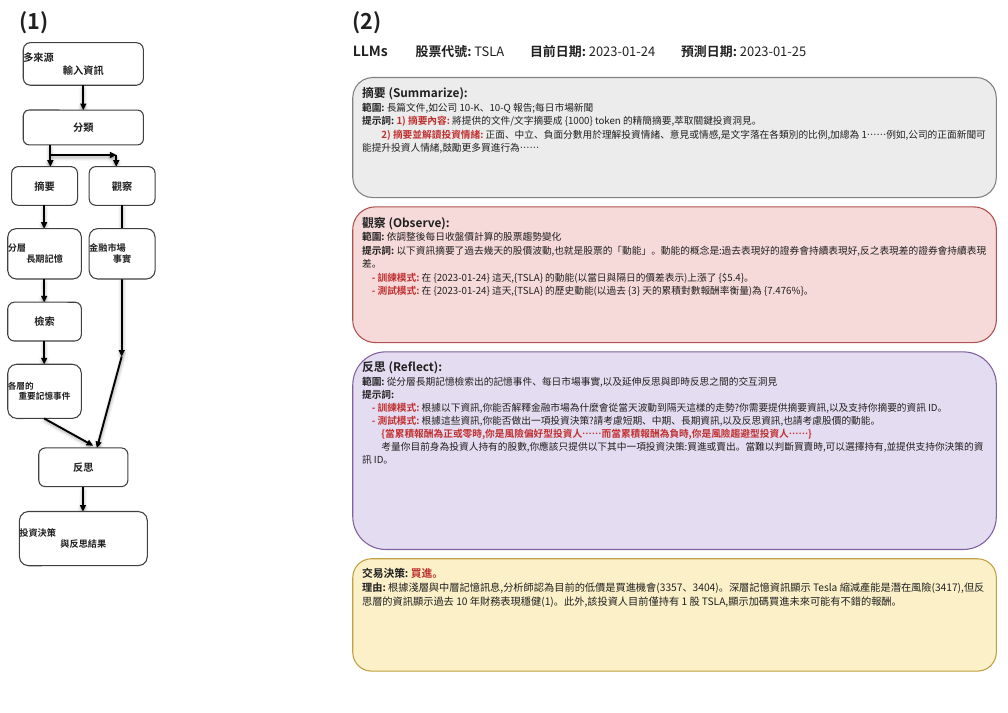
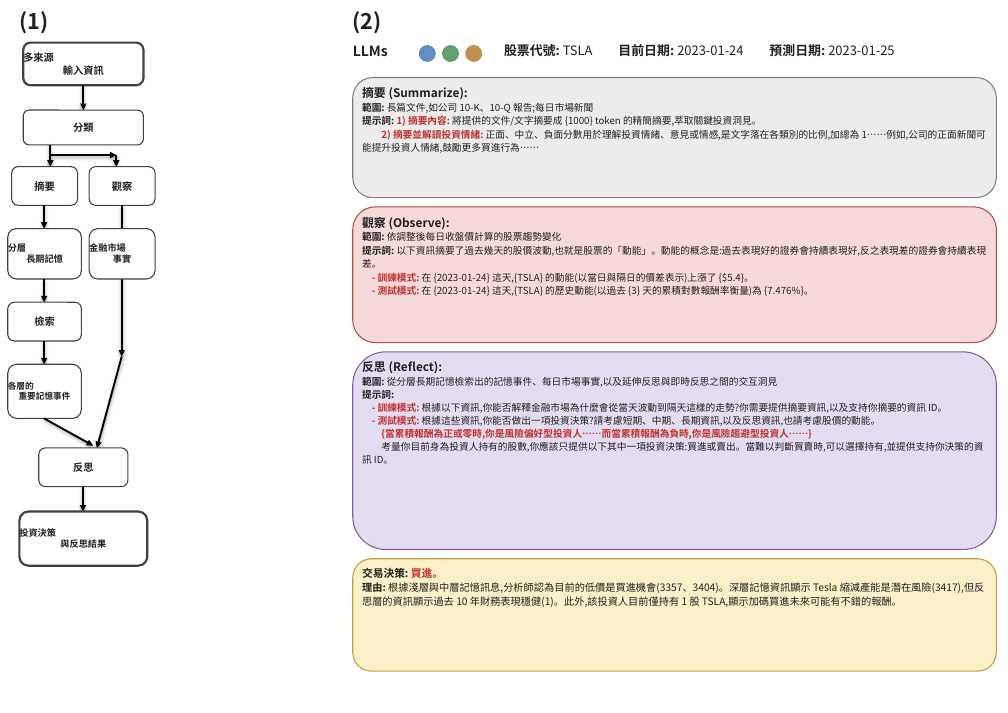
Before and after one commit to t114368508-Andy/FinMem-LLM-StockTrading, a slide deck: slide 1 of Andy/figures(中文版)/FinMem_中文架構圖三張.pptx. Drawn at 1008x713 pixels with LibreOffice and Linux fonts; fonts in the diff are those of the drawing. Boxes give left, top, right and bottom in pixels: in the first picture for what was removed or moved away, otherwise in the second. Text is boxed around its words. In the diff, an @@ line names an element or a change of style, - is before the commit and + after.

```diff
--- a/Andy/figures(中文版)/FinMem_中文架構圖三張.pptx
+++ b/Andy/figures(中文版)/FinMem_中文架構圖三張.pptx
@@ rounded rectangle at box(23, 43, 143, 85): outline #404040 1 pt to #404040 2 pt @@
@@ ellipse added at box(419, 45, 436, 62), fill #6090C0 @@
@@ ellipse added at box(442, 45, 459, 62), fill #60A070 @@
@@ ellipse added at box(465, 45, 482, 62), fill #C09050 @@
@@ text at box(504, 44, 894, 56): text changed @@
-LLMs 股票代號: TSLA 目前日期: 2023-01-24 預測日期: 2023-01-25
+股票代號: TSLA 目前日期: 2023-01-24 預測日期: 2023-01-25
@@ rounded rectangle at box(19, 512, 147, 566): outline #404040 1 pt to #404040 2 pt @@
```
Also in this commit, not shown: 2 other slides changed, 3 other files.
